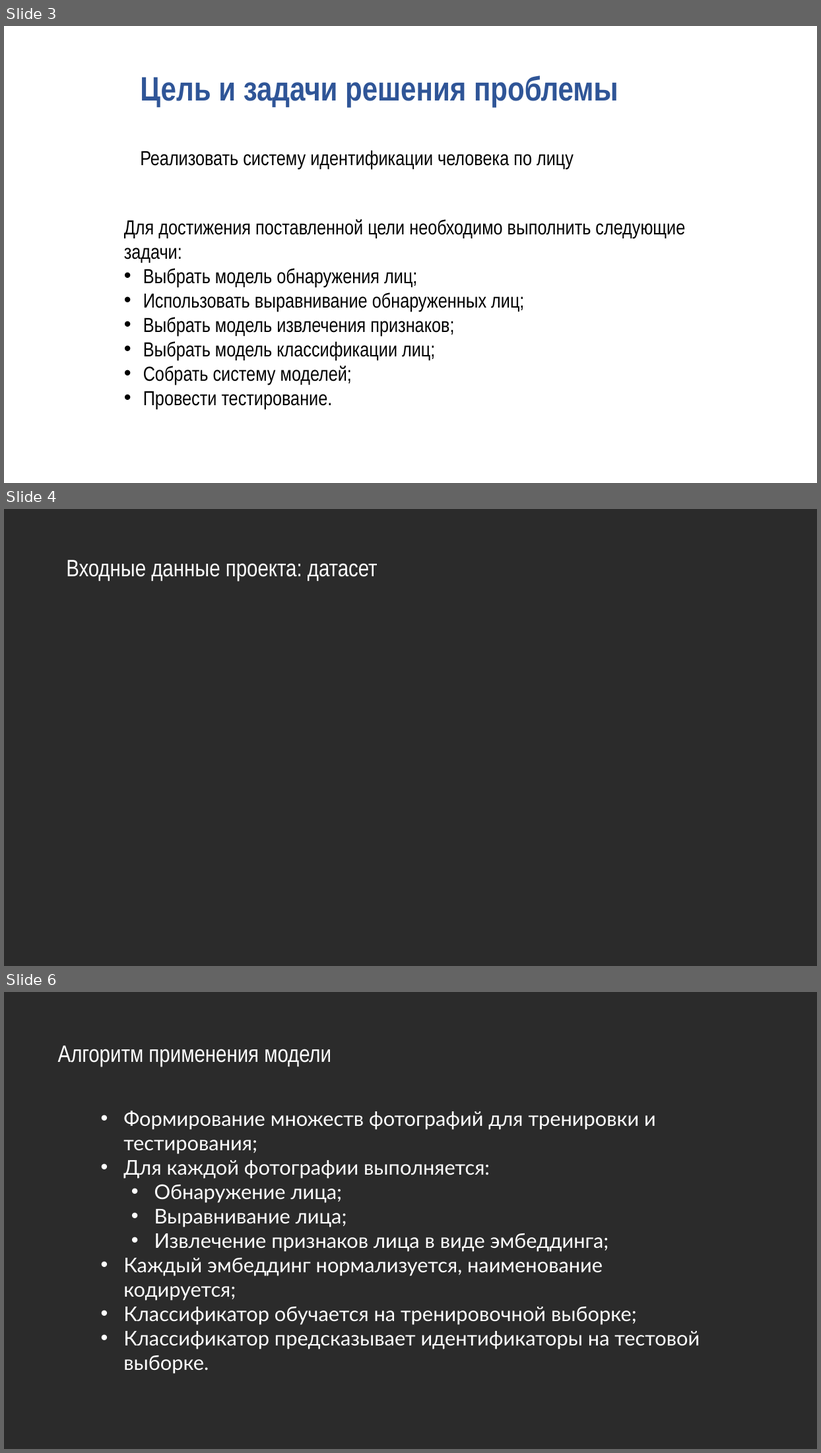
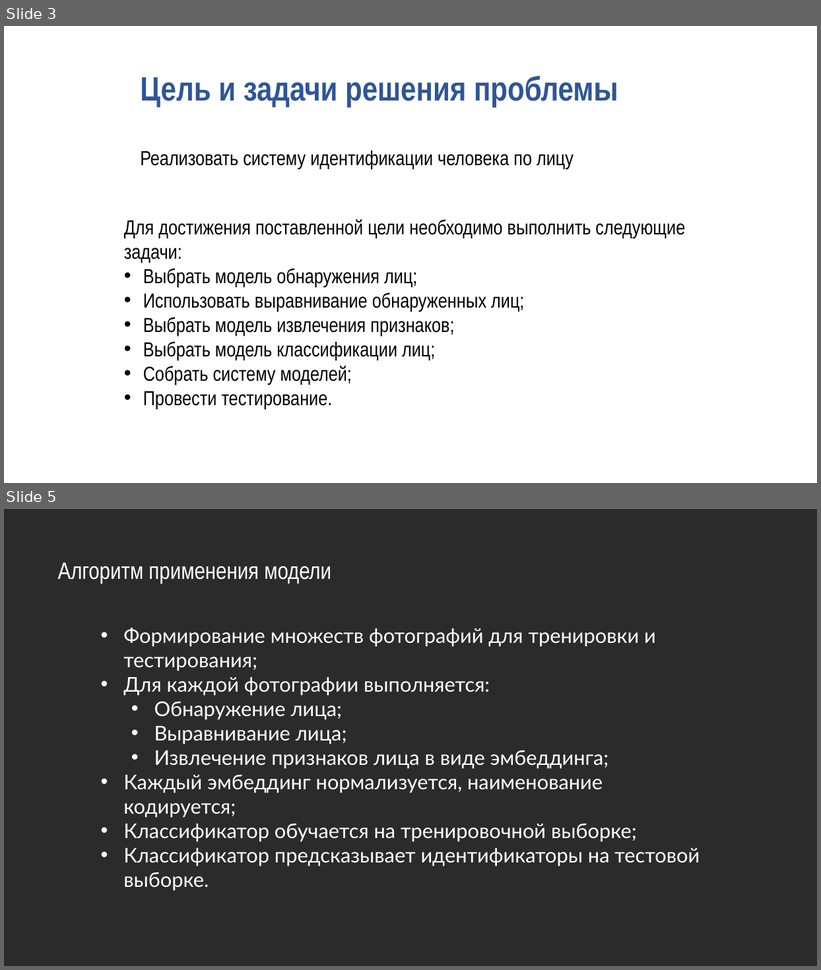
Before and after one commit to kemper0110/face-recog, a slide deck: presentation.pptx. Shown one above the other, each under a label of ours: slides 3, 4 and 6 before the commit, slides 3 and 5 after it; the slides between them are not shown. The pictures are 821x1453 and 821x970 pixels, drawn with LibreOffice and Linux fonts; fonts in the diff are those of the drawing; background and template pictures are left out; a plain dark background stands for a picture behind light text. Boxes give left, top, right and bottom in pixels: in the first picture for what was removed or moved away, otherwise in the second. Text is boxed around its words. In the diff, an @@ line names an element or a change of style, - is before the commit and + after.

```diff
--- a/presentation.pptx
+++ b/presentation.pptx
@@ slide 4 removed at (4, 509, 817, 966), background picture (left out) @@
@@ text removed at (66, 560, 378, 582) @@
-Входные данные проекта: датасет
@@ what was slide 6 is now slide 5 @@
```
Also in this commit, not shown: 2 slides changed, 5 slides added, 1 other slide removed, 12 other files.
